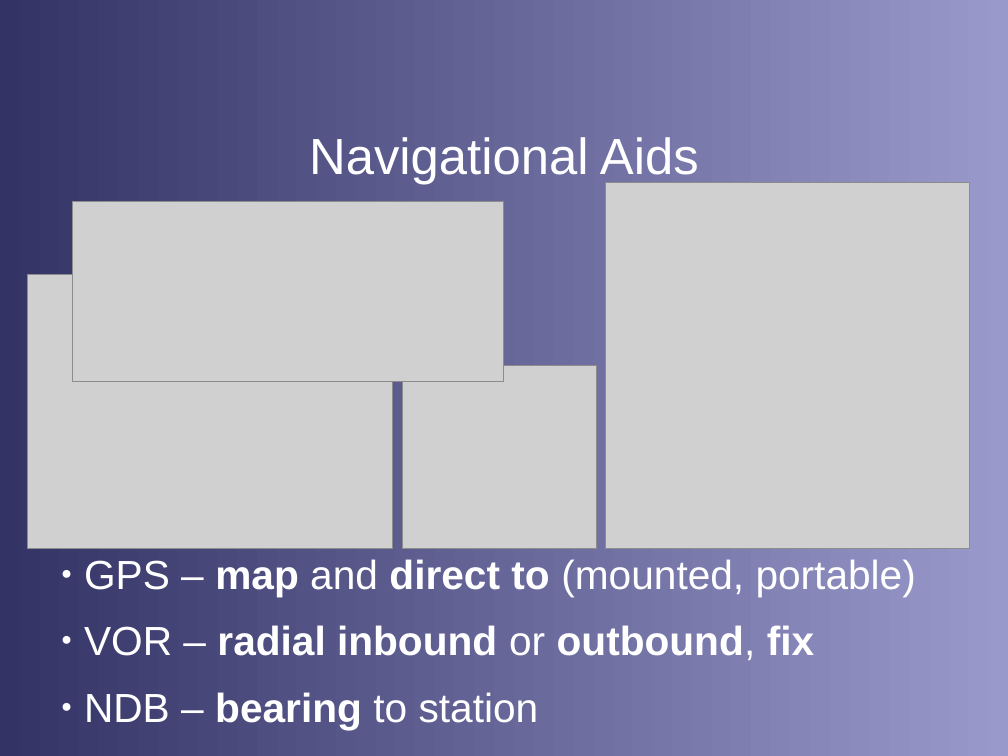
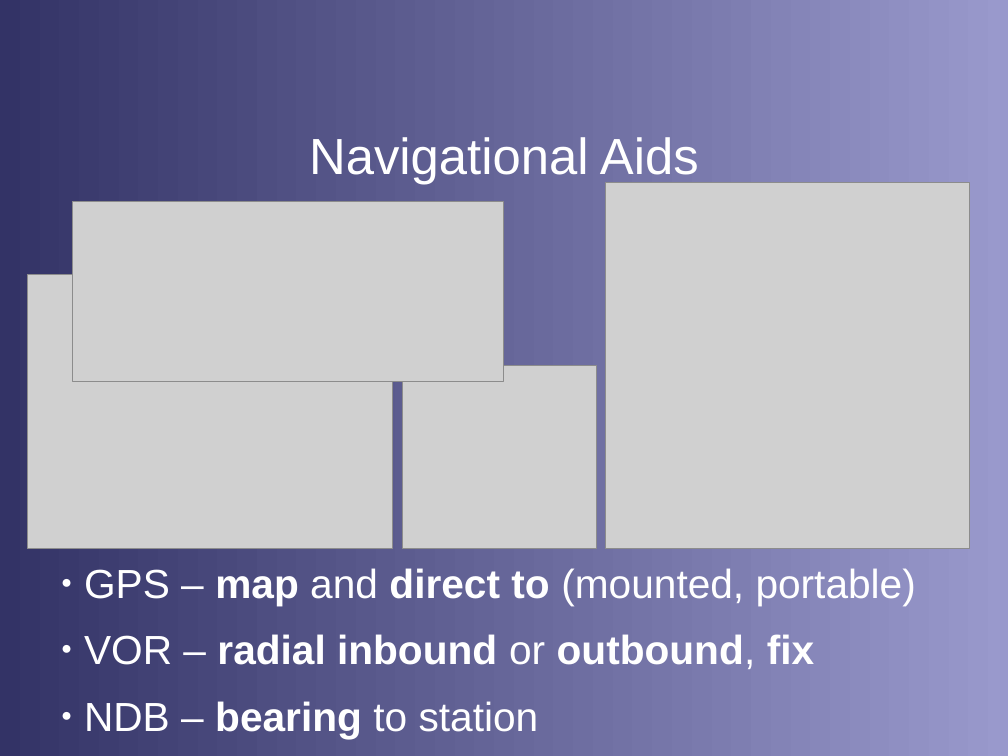
Before and after one commit to stephanheinemann/flight, a slide deck: slide 15 of FI/Navigation/Navigation.odp (slide 12 before the commit). Drawn at 1008x756 pixels with LibreOffice and Linux fonts; fonts in the diff are those of the drawing; grey boxes stand for pictures; background and template pictures are left out. Boxes give left, top, right and bottom in pixels: in the first picture for what was removed or moved away, otherwise in the second. Text is boxed around its words. In the diff, an @@ line names an element or a change of style, - is before the commit and + after.

Commit message:
extended navigation presentation

```diff
--- a/FI/Navigation/Navigation.odp
+++ b/FI/Navigation/Navigation.odp
@@ text "GPS – map and direct ...": place and size @@
-text "GPS – map and direct ..." at (84,559,916,730)
+text "GPS – map and direct ..." at (84,568,916,739)
```
Also in this commit, not shown: 2 other slides changed, 5 slides added, 1 slide removed, 3 other files.
